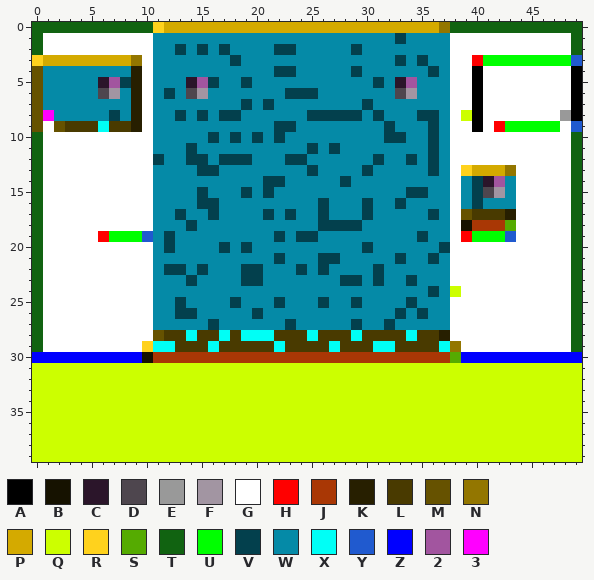
One commit to this pixel-art sprite: img/levelDonjon.png. The picture above is the old version.
The file is 50x40 pixels.
Palette (. is transparent): A #000000  B #161200  C #2b152a  D #4e464e  E #999999  F #a295a2  G #ffffff  H #ff0000  J #a93705  K #271f00  L #493a00  M #665200  N #937600  P #d4aa00  Q #ccff00  R #ffd21d  S #55ab01  T #116311  U #00ff00  V #03404d  W #058aa7  X #00fff6  Y #205acf  Z #0000ff  2 #a2559f  3 #ff00ff
Pixels before, first column x 0:
 0 TTTTTTTTTTTRPPPPPPPPPPPPPPPPPPPPPPPPPNTTTTTTTTTTTT
 1 TGGGGGGGGGGWWWWWWWWWWWWWWWWWWWWWWVWWWWGGGGGGGGGGGT
 2 TGGGGGGGGGGWWVWVWVWWWWVVWWWWWVWWWWWWWWGGGGGGGGGGGT
 3 RPPPPPPPPNGWWWWWWWVWWWWWWWWWWWWWWVWVWWGGHUUUUUUUUY
 4 MWWWWWWWWKGWWWWWWWWWWWVVWWWWWVWWWWWWVWGGAGGGGGGGGA
 5 MWWWWWC2VKGWWWC2VWWVWWWWWWWWWWWVWC2WWWGGAGGGGGGGGA
 6 MWWWWWDFWKGWVWDFWWWWWWWVVVWWWWWWWDFWWWGGAGGGGGGGGA
 7 MWWWWWWWWKGWWWWWWWWVWVWWWWWWWWVWWWWWWWGGAGGGGGGGGA
 8 M3WWWWWVWKGWWVWVWVVWWWWWWVVVVVWVWWWVVWGQAGGGGGGGEA
 9 MGMLLLXLLKGWWWWWWWWWWWVVWWWWWWWWVWWWVWGGAGHUUUUUGY
10 TGGGGGGGGGGWWWWWVWVWVWVWWWWWWWWWVVWWVWGGGGGGGGGGGT
11 TGGGGGGGGGGWWWVWWWWWWWWWWVWVWWWWWWWWVWGGGGGGGGGGGT
12 TGGGGGGGGGGVWWVVWVVVWWWVVWWWWWWVWWVWVWGGGGGGGGGGGT
13 TGGGGGGGGGGWWWWVVWWWWWWWWVWWWWVWWWWWVWGRPPPNGGGGGT
14 TGGGGGGGGGGWWWWWWWWWWVVWWWWWVWWWWWWWWWGWVC2WGGGGGT
15 TGGGGGGGGGGWWWWVWWWVWVWWWWWWWWWWWWVVWWGWVDFWGGGGGT
16 TGGGGGGGGGGWWWWVVWWWWWWWWWVWWWVWWVWWWWGWVWWWGGGGGT
17 TGGGGGGGGGGWWVWWVWWWWVWVWWVWWWVWWWWWVWGMLLLKGGGGGT
18 TGGGGGGGGGGWWWVWWWWWWWWWWWVVVVWWWWWWWWGBJJJSGGGGGT
19 TGGGGGHUUUYWVWWWWWWWWWVWVVWWWWWWWWWVWWGHUUUYGGGGGT
20 TGGGGGGGGGGWVWWWWVWVWWWWWWWWWWVWWWWWWVGGGGGGGGGGGT
21 TGGGGGGGGGGWWWWWWWWWWWVWWWVVWWWWWVWWVWGGGGGGGGGGGT
22 TGGGGGGGGGGWVVWVWWWVVWWWVWVWWWWVWWWWWWGGGGGGGGGGGT
23 TGGGGGGGGGGWWWVWWWWVVWWWWWWWVVWVWWVWWWGGGGGGGGGGGT
24 TGGGGGGGGGGWWWWWWWWWWWWWWWWWWWWWWWWWVWQGGGGGGGGGGT
25 TGGGGGGGGGGWWVWWWWVWWWVWWWVWWVWWWWVWWWGGGGGGGGGGGT
26 TGGGGGGGGGGWWVVWWWWWVWWWWWWWWWWWWVWVWWGGGGGGGGGGGT
27 TGGGGGGGGGGWWWWWVWWWWWWVWWWWWVWWVWWWWWGGGGGGGGGGGT
28 TGGGGGGGGGGMLLXLLXLXXXLLLXLLLXLLLLXLLKGGGGGGGGGGGT
29 TGGGGGGGGGRXXLLLXLLLLLXLLLLXLLLXXLLLLXNGGGGGGGGGGT
30 ZZZZZZZZZZBJJJJJJJJJJJJJJJJJJJJJJJJJJJSZZZZZZZZZZZ
31 QQQQQQQQQQQQQQQQQQQQQQQQQQQQQQQQQQQQQQQQQQQQQQQQQQ
32 QQQQQQQQQQQQQQQQQQQQQQQQQQQQQQQQQQQQQQQQQQQQQQQQQQ
33 QQQQQQQQQQQQQQQQQQQQQQQQQQQQQQQQQQQQQQQQQQQQQQQQQQ
34 QQQQQQQQQQQQQQQQQQQQQQQQQQQQQQQQQQQQQQQQQQQQQQQQQQ
35 QQQQQQQQQQQQQQQQQQQQQQQQQQQQQQQQQQQQQQQQQQQQQQQQQQ
36 QQQQQQQQQQQQQQQQQQQQQQQQQQQQQQQQQQQQQQQQQQQQQQQQQQ
37 QQQQQQQQQQQQQQQQQQQQQQQQQQQQQQQQQQQQQQQQQQQQQQQQQQ
38 QQQQQQQQQQQQQQQQQQQQQQQQQQQQQQQQQQQQQQQQQQQQQQQQQQ
39 QQQQQQQQQQQQQQQQQQQQQQQQQQQQQQQQQQQQQQQQQQQQQQQQQQ
After:
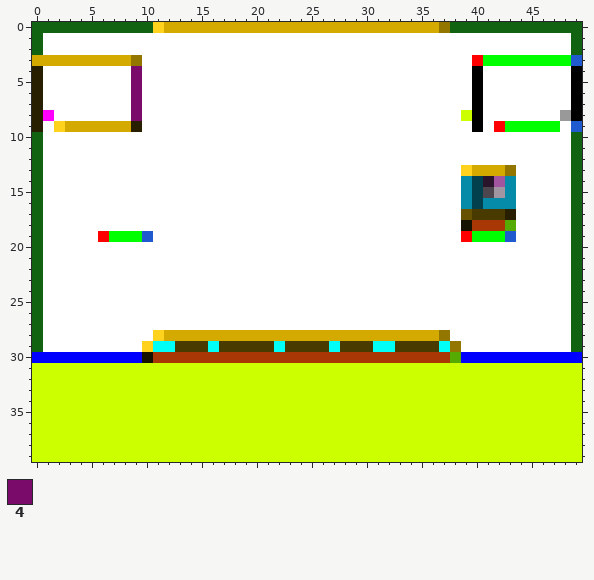
Colours new in this view: 4 #7b0b6a
Difference:
Changed rows in their new state; - is an unchanged pixel.
first column x 0:
 1 -----------GGGGGGGGGGGGGGGGGGGGGGGGGGG-
 2 -----------GGGGGGGGGGGGGGGGGGGGGGGGGGG-
 3 P----------GGGGGGGGGGGGGGGGGGGGGGGGGGG-
 4 KGGGGGGGG4-GGGGGGGGGGGGGGGGGGGGGGGGGGG-
 5 KGGGGGGGG4-GGGGGGGGGGGGGGGGGGGGGGGGGGG-
 6 KGGGGGGGG4-GGGGGGGGGGGGGGGGGGGGGGGGGGG-
 7 KGGGGGGGG4-GGGGGGGGGGGGGGGGGGGGGGGGGGG-
 8 K-GGGGGGG4-GGGGGGGGGGGGGGGGGGGGGGGGGGG-
 9 K-RPPPPPP--GGGGGGGGGGGGGGGGGGGGGGGGGGG-
10 -----------GGGGGGGGGGGGGGGGGGGGGGGGGGG-
11 -----------GGGGGGGGGGGGGGGGGGGGGGGGGGG-
12 -----------GGGGGGGGGGGGGGGGGGGGGGGGGGG-
13 -----------GGGGGGGGGGGGGGGGGGGGGGGGGGG-
14 -----------GGGGGGGGGGGGGGGGGGGGGGGGGGG-
15 -----------GGGGGGGGGGGGGGGGGGGGGGGGGGG-
16 -----------GGGGGGGGGGGGGGGGGGGGGGGGGGG-
17 -----------GGGGGGGGGGGGGGGGGGGGGGGGGGG-
18 -----------GGGGGGGGGGGGGGGGGGGGGGGGGGG-
19 -----------GGGGGGGGGGGGGGGGGGGGGGGGGGG-
20 -----------GGGGGGGGGGGGGGGGGGGGGGGGGGG-
21 -----------GGGGGGGGGGGGGGGGGGGGGGGGGGG-
22 -----------GGGGGGGGGGGGGGGGGGGGGGGGGGG-
23 -----------GGGGGGGGGGGGGGGGGGGGGGGGGGG-
24 -----------GGGGGGGGGGGGGGGGGGGGGGGGGGGG
25 -----------GGGGGGGGGGGGGGGGGGGGGGGGGGG-
26 -----------GGGGGGGGGGGGGGGGGGGGGGGGGGG-
27 -----------GGGGGGGGGGGGGGGGGGGGGGGGGGG-
28 -----------RPPPPPPPPPPPPPPPPPPPPPPPPPN-
Where, in picture pixels (left, top, right, bottom), the same in both pictures:
changed: (32, 33, 461, 341)
